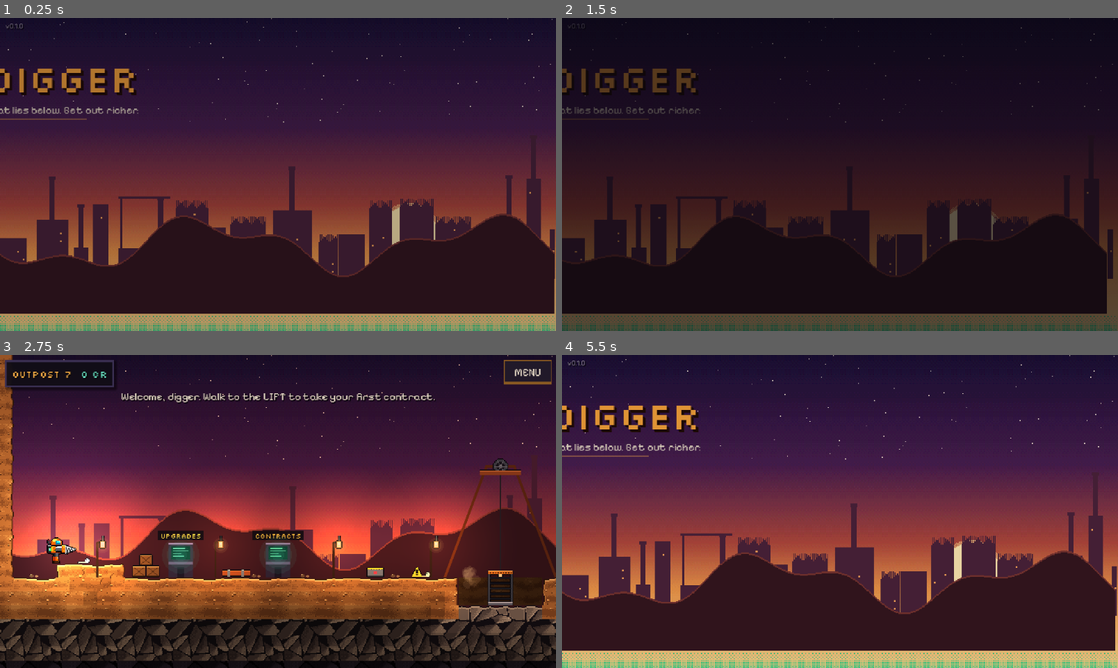
Above: before the commit, frames 1-4 (two rows, left to right).
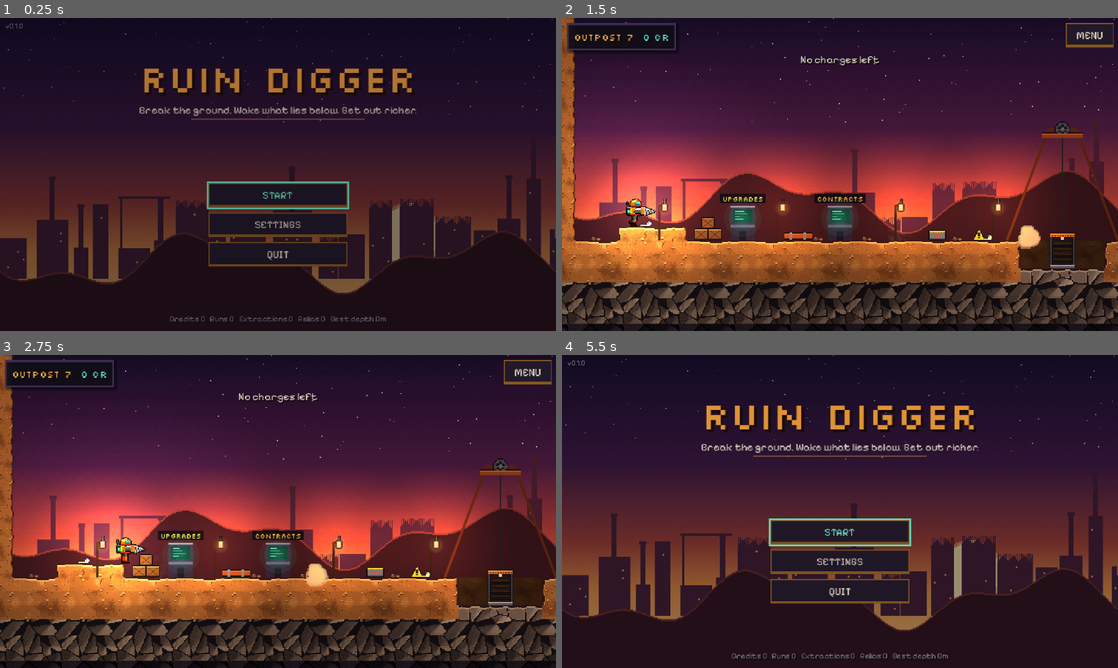
Above: after the commit, the same moments.

Repository: narmanb/ruindigger
Game: Godot game, scene res://src/main.tscn
The game is run twice, just before and just after one commit, with the same random seed, the same clock (stepped at 60 frames per second) and the same inputs.
Inputs (mouse positions are in pixels of both pictures, inside the frame that each line leads up to):
- Up to frame 1 (0.25 s): no input
- Up to frame 2 (1.5 s): click (840, 196) at 0.5 s, where only the run after the commit has a clickable "START"; tap Enter (ui_accept) at 1.25 s; move the mouse to (962, 158) at 1.27 s; hold D (move_right) from 1.28 s (still down); tap K (charge) at 1.35 s; click (962, 158) at 1.42 s
- Up to frame 3 (2.75 s): tap Space (jump) at 1.52 s; release D (move_right) at 2 s; drag from (166, 527) to (250, 574) at 2.02 s
- Up to frame 4 (5.5 s): move the mouse to (895, 442) at 2.77 s; hold D (move_right) 2.78-3.5 s; tap W (aim_up) at 2.85 s; tap K (charge) at 3.05, 4.55 s; drag from (812, 574) to (673, 464) at 3.52 s; move the mouse to (1006, 558) at 4.27 s; hold A (move_left) 4.28-5 s; tap J (drill) at 4.35 s; tap Space (jump) at 4.52 s; tap Escape (pause) at 4.9 s; drag from (673, 464) to (756, 433) at 5.02 s

The runs differ from the first frame. In frame 1, 36% of the frame differs, in the area x 0-100%, y 0-100%; in frame 2, 72%; in frame 3, 12%; in frame 4, 42%.

Commit message:
Android/Linux export presets, CI workflow (tests + APK), terrain art pass, title/results layout fixes, docs
Co-Authored-By: Claude Opus 5.5 <noreply@anthropic.com>
Claude-Session: https://claude.ai/code/session_0138F4YZBGuyEGS2A96HVeB3

Diff:
--- a/src/terrain/terrain_view.gd
+++ b/src/terrain/terrain_view.gd
@@ -5,7 +5,7 @@
 
 const C := 16
 const CHUNK := TerrainGrid.CHUNK
-const SHADE := [1.0, 0.8, 0.66, 0.56]
+const SHADE := [1.0, 0.88, 0.79, 0.72]
 const ORE_ROW := {1: 0, 2: 1, 3: 2, 4: 3}
 
 var grid: TerrainGrid
--- a/src/ui/results_screen.gd
+++ b/src/ui/results_screen.gd
@@ -2,7 +2,7 @@
 ## End-of-run summary (extraction or death).
 
 func _ready() -> void:
-	set_anchors_preset(Control.PRESET_FULL_RECT)
+	set_anchors_and_offsets_preset(Control.PRESET_FULL_RECT)
 	theme = UIKit.theme()
 	var r: Dictionary = Game.last_result
 	var ok: bool = r.get("extracted", false)
--- a/src/ui/title_screen.gd
+++ b/src/ui/title_screen.gd
@@ -10,12 +10,12 @@
 
 
 func _ready() -> void:
-	set_anchors_preset(Control.PRESET_FULL_RECT)
+	set_anchors_and_offsets_preset(Control.PRESET_FULL_RECT)
 	theme = UIKit.theme()
 	Audio.music("amb_outpost")
 	sky = _layer("outpost_sky.png", 0)
 	far = _layer("outpost_far.png", 120)
-	mid = _layer("outpost_mid.png", 200)
+	mid = _layer("outpost_mid.png", 220)
 	var shade := ColorRect.new()
 	shade.color = Color(0.03, 0.02, 0.05, 0.35)
 	shade.set_anchors_preset(Control.PRESET_FULL_RECT)
@@ -124,8 +124,8 @@
 		draw_string(f, Vector2(x, 52), title, HORIZONTAL_ALIGNMENT_LEFT, -1, fs, Color("f5a23a"))
 		# glint sweeping across the logo
 		var gx := fmod(t * 120.0, w + 200.0) - 100.0
-		draw_string(f, Vector2(x, 52), title, HORIZONTAL_ALIGNMENT_LEFT, -1, fs, Color(1.0, 0.9, 0.6, 0.0))
-		draw_rect(Rect2(x + gx, 18, 6, 40), Color(1.0, 0.95, 0.8, 0.18))
+		var hi := clampf(1.0 - absf(gx - w * 0.5) / (w * 0.5), 0.0, 1.0)
+		draw_string(f, Vector2(x, 52), title, HORIZONTAL_ALIGNMENT_LEFT, -1, fs, Color(1.0, 0.92, 0.7, 0.25 * hi))
 		var tag := "Break the ground. Wake what lies below. Get out richer."
 		var tw := UIKit.font_body().get_string_size(tag, HORIZONTAL_ALIGNMENT_LEFT, -1, 12).x
 		draw_string(UIKit.font_body(), Vector2((size.x - tw) * 0.5, 76), tag, HORIZONTAL_ALIGNMENT_LEFT, -1, 12, Color("e9ddc8"))
--- a/src/world/outpost.gd
+++ b/src/world/outpost.gd
@@ -400,8 +400,8 @@
 		left.size_flags_horizontal = Control.SIZE_EXPAND_FILL
 		var pips := ""
 		for i in info["costs"].size():
-			pips += "■" if i < lv else "□"
-		left.add_child(UIKit.label("%s  %s" % [info["name"], pips], 11, UIKit.AMBER, true))
+			pips += "#" if i < lv else "-"
+		left.add_child(UIKit.label("%s  [%s]" % [info["name"], pips], 11, UIKit.AMBER, true))
 		var now_d: String = info["desc"][lv]
 		var nxt: String = info["desc"][lv + 1] if lv + 1 < info["desc"].size() else "MAXED"
 		left.add_child(UIKit.label("%s  ->  %s" % [now_d, nxt], 9, UIKit.TEXT))
--- a/tests/shot.gd
+++ b/tests/shot.gd
@@ -8,11 +8,15 @@
 
 
 func _ready() -> void:
+	process_mode = Node.PROCESS_MODE_ALWAYS
 	for a in OS.get_cmdline_user_args():
 		var kv := a.split("=")
 		args[kv[0]] = kv[1] if kv.size() > 1 else "1"
 	target = int(args.get("frames", "90"))
 	var screen: String = args.get("screen", "mine")
+	if screen == "results":
+		Game.last_result = {"extracted": args.get("ok", "1") == "1", "cause": "burrow crawler", "cargo": {1: 9, 2: 4, 3: 2, 5: 3},
+			"credits": 200, "relic": true, "relic_bonus": 260, "depth": 388, "kills": 3, "time": 612.0, "seed": 4242, "contract": "STANDARD SURVEY"}
 	if screen == "mine":
 		Game.contract = Game.contract_offers[0]
 		Game.contract["seed"] = int(args.get("seed", "7"))
@@ -28,7 +32,28 @@
 		var p: PackedStringArray = args["teleport"].split(",")
 		mine.player.global_position = Vector2(float(p[0]) * 16 + 8, float(p[1]) * 16)
 		mine.camera.reset_smoothing()
-	if mine and mine.get("player") != null and mine.player:
+	if frame == 20 and mine and args.has("at") and mine.get("data") != null:
+		var key: String = args["at"]
+		var c: Vector2i = mine.data[key] if mine.data.has(key) else Vector2i(10, 10)
+		if key == "hall":
+			var r: Rect2i = mine.data["halls"][0]
+			c = Vector2i(r.position.x - 2, r.end.y - 2)
+		if key == "crawler":
+			for e in mine.data["entities"]:
+				if e["type"] == "crawler":
+					c = e["cell"] + Vector2i(4, 0)
+					break
+		mine.player.global_position = Vector2(c.x * 16 + 8, (c.y + 1) * 16 - 14)
+		mine.player.invuln = 999.0
+		mine.camera.reset_smoothing()
+	if mine and args.has("charge") and frame == 40:
+		mine.player.input_override = {"charge_just": true, "x": 0.0}
+	if mine and args.has("pause") and frame == target - 5 and mine.get("pause_menu") != null:
+		mine.pause_menu.open()
+	if mine and args.has("panel") and frame == 30 and mine.has_method("_upgrade_panel"):
+		Progress.credits = 400
+		mine._open_panel(mine.call("_" + args["panel"] + "_panel"))
+	if mine and mine.get("player") != null and mine.player and not args.has("charge"):
 		var ov := {}
 		if args.has("drill_down") and frame > 25:
 			ov = {"drill": true, "y": 1.0}
Binary file changed: assets/gen/backwalls.png
Binary file changed: assets/gen/terrain_atlas.png
Not shown, added: export_presets.cfg
Not shown, added: AGENTS.md
Not shown, added: CHANGELOG.md
Not shown, added: tools/configure_android_editor.sh
